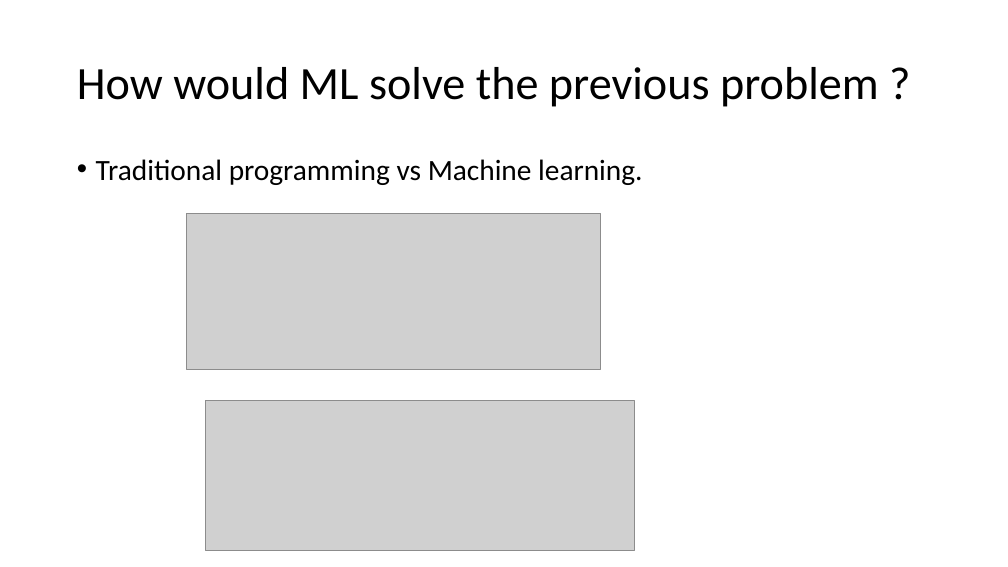
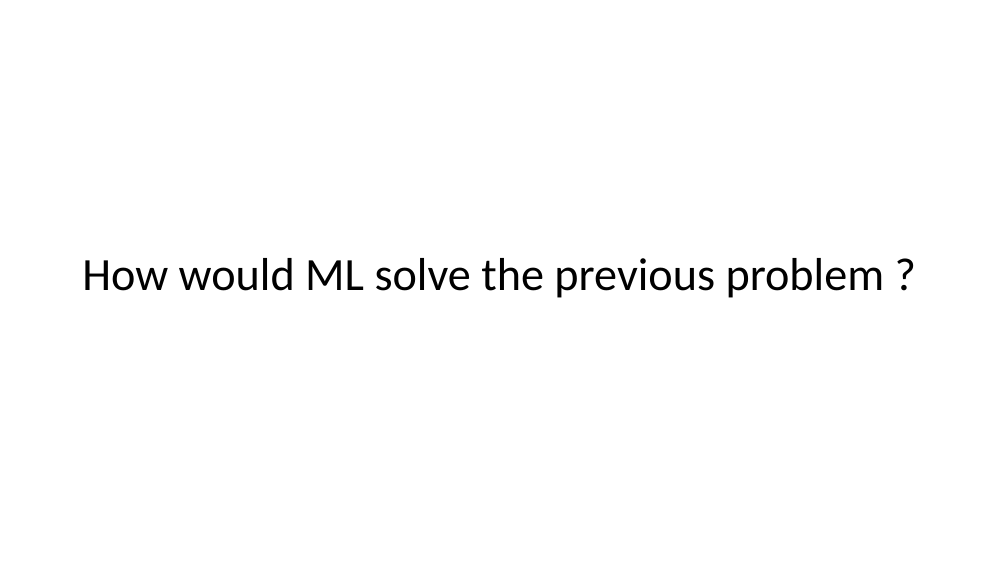
Before and after one commit to moayad-hsn/IndabaX-Sudan-2019, a slide deck: slide 8 of Intro to ML.pptx. Drawn at 1008x567 pixels with LibreOffice and Linux fonts; fonts in the diff are those of the drawing; grey boxes stand for pictures. Boxes give left, top, right and bottom in pixels: in the first picture for what was removed or moved away, otherwise in the second. Text is boxed around its words. In the diff, an @@ line names an element or a change of style, - is before the commit and + after.

```diff
--- a/Intro to ML.pptx
+++ b/Intro to ML.pptx
@@ text removed at [96, 159, 642, 185] @@
-• Traditional programming vs Machine learning.
@@ title "How would ML solve the ...": place and size @@
-title "How would ML solve the ..." at [77, 67, 879, 107]
+title "How would ML solve the ..." at [82, 258, 885, 298]
@@ picture removed at [187, 213, 601, 369] @@
@@ picture removed at [206, 400, 634, 551] @@
```
Also in this commit, not shown: 5 other slides changed, 3 slides added, 1 slide removed.
